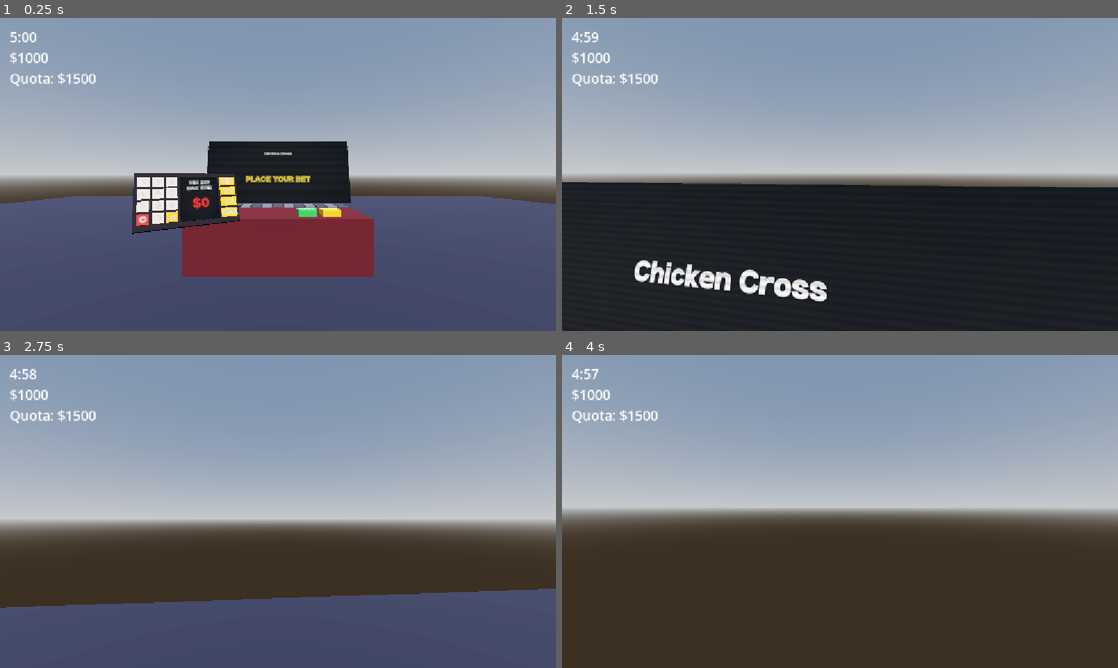
Above: before the commit, frames 1-4 (two rows, left to right).
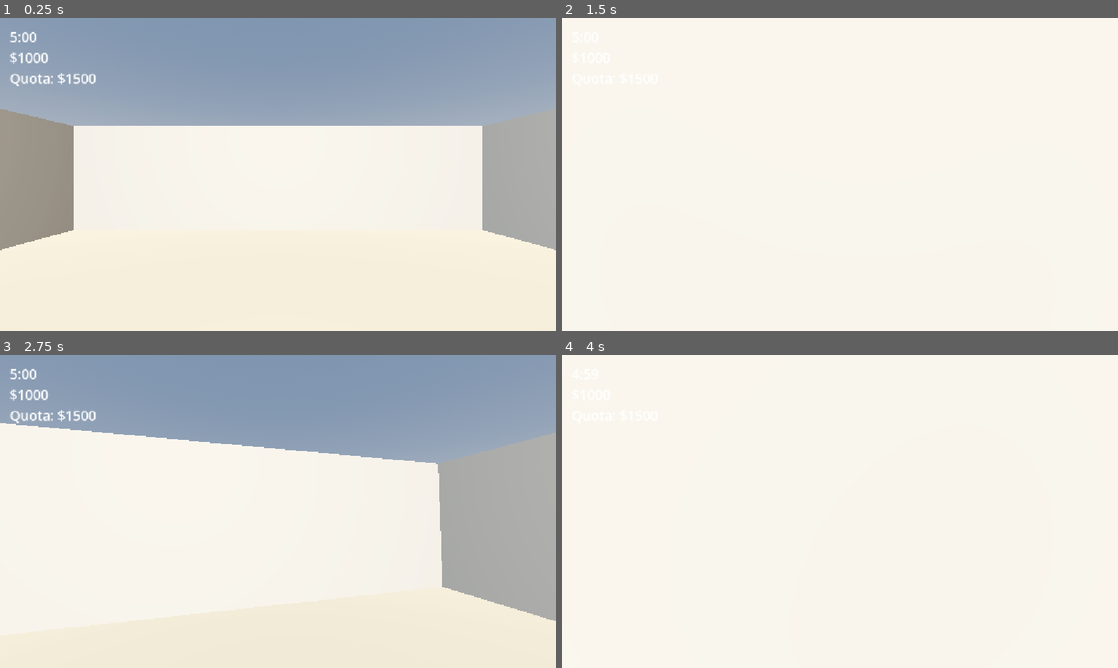
Above: after the commit, the same moments.

Repository: greedisfaust/fowl-play
Game: Godot game, scene res://world.tscn
The game is run twice, just before and just after one commit, with the same random seed, the same clock (stepped at 60 frames per second) and the same inputs. Before the commit the project starts from res://room.tscn.
Inputs (mouse positions are in pixels of both pictures, inside the frame that each line leads up to):
- Up to frame 1 (0.25 s): no input
- Up to frame 2 (1.5 s): tap Enter at 0.5 s; move the mouse to (867, 174) at 0.52 s; hold W (move_forward) from 0.53 s (still down); tap H at 0.6 s; tap Space (jump) at 0.77 s; tap J at 0.8, 1.35 s; move the mouse to (812, 174) at 1.27 s
- Up to frame 3 (2.75 s): keep holding W (move_forward); tap Space (jump) at 1.52 s; tap K at 1.55, 2.1 s; move the mouse to (289, 505) at 2.02 s; tap L at 2.3 s
- Up to frame 4 (4 s): keep holding W (move_forward); move the mouse to (834, 517) at 2.77 s; tap L at 2.85 s; tap Space (jump) at 3.02, 3.77 s; tap H at 3.05 s; move the mouse to (878, 514) at 3.52 s; hold E (interact) from 3.53 s (still down); tap J at 3.8 s

The runs differ from the first frame. In frame 1, 64% of the frame differs, in the area x 0-100%, y 29-100%; in frame 2, 99%; in frame 3, 68%; in frame 4, 100%, in the area x 0-100%, y 0-100%.

Commit message:
V2 — Local Multiplayer World and Player Sync
Replaces the room scene with a networked world, adding host/join support, synchronized players and game state, multiplayer HUD names, and updated casino/apartment layouts.

H — One player Hosts
J — Player joins current Host
K — Teleport to Casino
L — Teleport to Apartment

Diff:
--- a/dev-fowl-play/autoload/game_state.gd
+++ b/dev-fowl-play/autoload/game_state.gd
@@ -2,6 +2,7 @@
 
 signal wallet_changed(new_value: int)
 signal time_changed(seconds_left: int)
+@warning_ignore("unused_signal")
 signal round_started(player_id: int, table: String, bet: int)
 signal day_ended
 
@@ -30,11 +31,49 @@
 		var from_cap := maxi(ceili(max_bet_cap * 0.1 / 10.0) * 10, 10)
 		return mini(from_cap, wallet)
 
+func _ready() -> void:
+	multiplayer.peer_connected.connect(_on_peer_connected)
+
+func _on_peer_connected(id: int) -> void:
+	if multiplayer.is_server():
+		_full_state.rpc_id(id, wallet, quota, day, time_left, running)
+
+
+@rpc("authority", "call_remote", "reliable")
+func _full_state(w: int, q: int, d: int, t: float, r: bool) -> void:
+	wallet = w
+	quota = q
+	day = d
+	time_left = t
+	running = r
+	wallet_changed.emit(wallet)
+	time_changed.emit(ceili(time_left))
+
 func start_day() -> void:
+	if multiplayer.is_server():
+		_begin_day.rpc()
+
+@rpc("authority", "call_local", "reliable")
+func _begin_day() -> void:
 	time_left = DAY_LENGTH
 	running = true
 	wallet_changed.emit(wallet)
 	time_changed.emit(ceili(time_left))
+
+func try_spend(amount: int) -> bool:
+	if not multiplayer.is_server() or amount <= 0 or amount > wallet:
+		return false
+	_set_wallet.rpc(wallet - amount)
+	return true
+
+func add_money(amount: int) -> void:
+	if multiplayer.is_server():
+		_set_wallet.rpc(wallet + amount)
+
+@rpc("authority", "call_local", "reliable")
+func _set_wallet(v: int) -> void:
+	wallet = v
+	wallet_changed.emit(wallet)
 
 func _process(delta: float) -> void:
 	if not running:
@@ -48,16 +87,5 @@
 		running = false
 		day_ended.emit()
 
-func try_spend(amount: int) -> bool:
-	if amount <= 0 or amount > wallet:
-		return false
-	wallet -= amount
-	wallet_changed.emit(wallet)
-	return true
-
-func add_money(amount: int) -> void:
-	wallet += amount
-	wallet_changed.emit(wallet)
-
 func log_round(player_id: int, table: String, bet: int, payout: int) -> void:
 	ledger.append({"day": day, "player": player_id, "table": table, "bet": bet, "payout": payout})
--- /dev/null
+++ b/dev-fowl-play/autoload/network.gd
@@ -0,0 +1,61 @@
+extends Node
+
+signal players_changed
+
+const PORT := 7777
+const MAX_CLIENTS := 3
+
+var players := {1: 1}   # peer id -> slot number (1 to 4)
+
+func _ready() -> void:
+	multiplayer.peer_connected.connect(_on_peer_connected)
+	multiplayer.peer_disconnected.connect(_on_peer_disconnected)
+
+func host_game() -> bool:
+	var peer := ENetMultiplayerPeer.new()
+	var err := peer.create_server(PORT, MAX_CLIENTS)
+	if err != OK:
+		push_warning("Could not host (error %d). Is another window already hosting?" % err)
+		return false
+	multiplayer.multiplayer_peer = peer
+	players = {1: 1}
+	players_changed.emit()
+	return true
+
+func join_game(ip: String) -> bool:
+	var peer := ENetMultiplayerPeer.new()
+	var err := peer.create_client(ip, PORT)
+	if err != OK:
+		push_warning("Could not join (error %d)." % err)
+		return false
+	multiplayer.multiplayer_peer = peer
+	return true
+
+func _on_peer_connected(id: int) -> void:
+	if not multiplayer.is_server():
+		return
+	players[id] = _free_slot()
+	_sync_players.rpc(players)
+
+func _on_peer_disconnected(id: int) -> void:
+	if not multiplayer.is_server():
+		return
+	players.erase(id)
+	_sync_players.rpc(players)
+
+func _free_slot() -> int:
+	var used := players.values()
+	for s in range(1, MAX_CLIENTS + 2):
+		if not used.has(s):
+			return s
+	return 0
+
+@rpc("authority", "call_local", "reliable")
+func _sync_players(p: Dictionary) -> void:
+	players = p
+	players_changed.emit()
+
+func player_name(id: int) -> String:
+	if players.has(id):
+		return "Player %d" % players[id]
+	return "Player ?"
--- a/dev-fowl-play/player/player.gd
+++ b/dev-fowl-play/player/player.gd
@@ -6,13 +6,29 @@
 const MOUSE_SENS := 0.003
 
 @onready var head: Node3D = $Head
+@onready var camera: Camera3D = $Head/Camera3D
 @onready var ray: RayCast3D = $Head/Camera3D/RayCast3D
 
+var _net_pos := Vector3.ZERO
+var _net_yaw := 0.0
+var _net_pitch := 0.0
+
+func _enter_tree() -> void:
+	set_multiplayer_authority(str(name).to_int())
+
 func _ready() -> void:
-	Input.mouse_mode = Input.MOUSE_MODE_CAPTURED
+	var mine := is_multiplayer_authority()
+	camera.current = mine
+	$Body.visible = not mine
+	$Head/Beak.visible = not mine
 	ray.add_exception(self)
+	_net_pos = position
+	if mine:
+		Input.mouse_mode = Input.MOUSE_MODE_CAPTURED
 
 func _unhandled_input(event: InputEvent) -> void:
+	if not is_multiplayer_authority():
+		return
 	if event is InputEventMouseButton and event.pressed and Input.mouse_mode != Input.MOUSE_MODE_CAPTURED:
 		Input.mouse_mode = Input.MOUSE_MODE_CAPTURED
 		return
@@ -36,13 +52,25 @@
 		target.interact(self)
 
 func _physics_process(delta: float) -> void:
+	if not is_multiplayer_authority():
+		position = position.lerp(_net_pos, 0.3)
+		rotation.y = lerp_angle(rotation.y, _net_yaw, 0.3)
+		head.rotation.x = lerpf(head.rotation.x, _net_pitch, 0.3)
+		return
 	if is_on_floor():
 		if Input.is_action_just_pressed("jump"):
 			velocity.y = JUMP_VELOCITY
 	else:
 		velocity.y -= GRAVITY * delta
-	var input_dir := Input.get_vector("move_left", "move_right", "move_forward", "move_backward")
+	var input_dir := Input.get_vector("move_left", "move_right", "move_forward", "move_back")
 	var direction := (transform.basis * Vector3(input_dir.x, 0, input_dir.y)).normalized()
 	velocity.x = direction.x * SPEED
 	velocity.z = direction.z * SPEED
 	move_and_slide()
+	_net_state.rpc(position, rotation.y, head.rotation.x)
+
+@rpc("authority", "call_remote", "unreliable")
+func _net_state(pos: Vector3, yaw: float, pitch: float) -> void:
+	_net_pos = pos
+	_net_yaw = yaw
+	_net_pitch = pitch
--- a/dev-fowl-play/player/player.tscn
+++ b/dev-fowl-play/player/player.tscn
@@ -3,6 +3,19 @@
 [ext_resource type="Script" uid="uid://c3lsnsr7gf14f" path="res://player/player.gd" id="1_oul6g"]
 
 [sub_resource type="CapsuleShape3D" id="CapsuleShape3D_g4v7s"]
+radius = 0.4
+height = 1.8
+
+[sub_resource type="StandardMaterial3D" id="StandardMaterial3D_57qmd"]
+albedo_color = Color(0.9607843, 0.6509804, 0.13725491, 1)
+
+[sub_resource type="BoxMesh" id="BoxMesh_g4v7s"]
+size = Vector3(0.14, 0.1, 0.22)
+
+[sub_resource type="StandardMaterial3D" id="StandardMaterial3D_yf5fn"]
+albedo_color = Color(0.9098039, 0.5411765, 0.65882355, 1)
+
+[sub_resource type="CapsuleMesh" id="CapsuleMesh_g4v7s"]
 radius = 0.4
 height = 1.8
 
@@ -20,3 +33,13 @@
 
 [node name="RayCast3D" type="RayCast3D" parent="Head/Camera3D" unique_id=1013007443]
 target_position = Vector3(0, 0, -3)
+
+[node name="Beak" type="MeshInstance3D" parent="Head" unique_id=267751298]
+transform = Transform3D(1, 0, 0, 0, 1, 0, 0, 0, 1, 0, -0.05, -0.45)
+material_override = SubResource("StandardMaterial3D_57qmd")
+mesh = SubResource("BoxMesh_g4v7s")
+
+[node name="Body" type="MeshInstance3D" parent="." unique_id=2124659588]
+transform = Transform3D(1, 0, 0, 0, 1, 0, 0, 0, 1, 0, 0.9, 0)
+material_override = SubResource("StandardMaterial3D_yf5fn")
+mesh = SubResource("CapsuleMesh_g4v7s")
--- a/dev-fowl-play/project.godot
+++ b/dev-fowl-play/project.godot
@@ -19,6 +19,7 @@
 
 GameState="*uid://c8brc80v1tqsb"
 Style="*uid://c3cvhwdqkcx4n"
+Network="*uid://c2ricdq5268n0"
 
 [display]
 
@@ -37,7 +38,7 @@
 "events": [Object(InputEventKey,"resource_local_to_scene":false,"resource_name":"","device":-1,"window_id":0,"alt_press …(191 unchanged characters)…
 ]
 }
-move_backward={
+move_back={
 "deadzone": 0.2,
 "events": [Object(InputEventKey,"resource_local_to_scene":false,"resource_name":"","device":-1,"window_id":0,"alt_press …(192 unchanged characters)…
 ]
--- a/dev-fowl-play/room.gd
+++ /dev/null
@@ -1,4 +0,0 @@
-extends Node3D
-
-func _ready() -> void:
-	GameState.start_day()
--- a/dev-fowl-play/room.tscn
+++ /dev/null
@@ -1,54 +0,0 @@
-[gd_scene format=3 uid="uid://6ksjly75m5pk"]
-
-[ext_resource type="PackedScene" uid="uid://bj0yo0ekojx8d" path="res://player/player.tscn" id="1_88gup"]
-[ext_resource type="Script" uid="uid://boyxfojgaqe8t" path="res://room.gd" id="1_bisa2"]
-[ext_resource type="PackedScene" uid="uid://1vkhxbv1uo10" path="res://tables/chicken_cross/chicken_cross.tscn" id="4_ka7wq"]
-[ext_resource type="PackedScene" uid="uid://dap7heusvq3fc" path="res://ui/hud.tscn" id="4_v5vuv"]
-
-[sub_resource type="StandardMaterial3D" id="StandardMaterial3D_v5vuv"]
-albedo_color = Color(0.16862746, 0.1764706, 0.25882354, 1)
-
-[sub_resource type="BoxMesh" id="BoxMesh_g4v7s"]
-size = Vector3(30, 1, 30)
-
-[sub_resource type="BoxShape3D" id="BoxShape3D_g4v7s"]
-size = Vector3(30, 1, 30)
-
-[sub_resource type="ProceduralSkyMaterial" id="ProceduralSkyMaterial_57qmd"]
-
-[sub_resource type="Sky" id="Sky_yf5fn"]
-sky_material = SubResource("ProceduralSkyMaterial_57qmd")
-
-[sub_resource type="Environment" id="Environment_g4v7s"]
-background_mode = 2
-sky = SubResource("Sky_yf5fn")
-ambient_light_source = 3
-tonemap_mode = 2
-glow_enabled = true
-
-[node name="Room" type="Node3D" unique_id=477242409]
-script = ExtResource("1_bisa2")
-
-[node name="Floor" type="MeshInstance3D" parent="." unique_id=570292208]
-transform = Transform3D(1, 0, 0, 0, 1, 0, 0, 0, 1, 0, -0.5, 0)
-material_override = SubResource("StandardMaterial3D_v5vuv")
-mesh = SubResource("BoxMesh_g4v7s")
-
-[node name="StaticBody3D" type="StaticBody3D" parent="Floor" unique_id=1101333688]
-
-[node name="CollisionShape3D" type="CollisionShape3D" parent="Floor/StaticBody3D" unique_id=767367766]
-shape = SubResource("BoxShape3D_g4v7s")
-
-[node name="DirectionalLight3D" type="DirectionalLight3D" parent="." unique_id=700896886]
-transform = Transform3D(1, 0, 0, 0, 0.70710677, 0.70710677, 0, -0.70710677, 0.70710677, 0, 0, 0)
-
-[node name="Player" parent="." unique_id=746105556 instance=ExtResource("1_88gup")]
-transform = Transform3D(1, 0, 0, 0, 1, 0, 0, 0, 1, 0, 0.1, 0)
-
-[node name="HUD" parent="." unique_id=234827813 instance=ExtResource("4_v5vuv")]
-
-[node name="ChickenCross" parent="." unique_id=118357172 instance=ExtResource("4_ka7wq")]
-transform = Transform3D(1, 0, 0, 0, 1, 0, 0, 0, 1, 0, 0, -4)
-
-[node name="WorldEnvironment" type="WorldEnvironment" parent="." unique_id=239029439]
-environment = SubResource("Environment_g4v7s")
--- a/dev-fowl-play/tables/chicken_cross/chicken_cross.gd
+++ b/dev-fowl-play/tables/chicken_cross/chicken_cross.gd
@@ -25,7 +25,7 @@
 		var mat := StandardMaterial3D.new()
 		mat.albedo_color = Color(0.25, 0.25, 0.3) if i % 2 == 0 else Color(0.4, 0.4, 0.45)
 		tile.material_override = mat
-		tile.position = slot_position(i) + Vector3(0, 0.01, 0)
+		tile.position = slot_position(i) + Vector3(0, 0.04, 0)
 		$Road.add_child(tile)
 	chicken.position = slot_position(0) + CHICKEN_REST
 	$Buttons/ProceedButton.pressed.connect(_on_proceed_pressed)
--- a/dev-fowl-play/tables/chicken_cross/chicken_cross.tscn
+++ b/dev-fowl-play/tables/chicken_cross/chicken_cross.tscn
@@ -15,6 +15,7 @@
 [node name="ChickenCross" unique_id=118357172 instance=ExtResource("1_evy8a")]
 script = ExtResource("2_5b08h")
 display_name = "Chicken Cross"
+only_bettor_can_act = false
 uses_play_button = false
 
 [node name="ProceedButton" parent="Buttons" parent_id_path=PackedInt32Array(252179123) index="1" unique_id=1972899865 instance=ExtResource("2_bocjf")]
--- a/dev-fowl-play/tables/table_base.tscn
+++ b/dev-fowl-play/tables/table_base.tscn
@@ -17,7 +17,7 @@
 script = ExtResource("1_e071p")
 
 [node name="Counter" type="MeshInstance3D" parent="." unique_id=953748651]
-transform = Transform3D(1, 0, 0, 0, 1, 0, 0, 0, 1, 0, 0.45, 0)
+transform = Transform3D(1, 0, 0, 0, 1, 0, 0, 0, 1, -0.000672698, 0.4772557, -0.012233496)
 material_override = SubResource("StandardMaterial3D_v5vuv")
 mesh = SubResource("BoxMesh_g4v7s")
 
--- a/dev-fowl-play/ui/hud.gd
+++ b/dev-fowl-play/ui/hud.gd
@@ -23,7 +23,7 @@
 	timer_label.text = "%d:%02d" % [floori(seconds_left / 60.0), seconds_left % 60]
 
 func _on_round_started(player_id: int, table: String, bet: int) -> void:
-	announce("Player %d bet $%d on %s!" % [player_id, bet, table])
+	announce("%s bet $%d on %s!" % [Network.player_name(player_id), bet, table])
 
 func announce(text: String) -> void:
 	_announce_id += 1
--- /dev/null
+++ b/dev-fowl-play/world.gd
@@ -0,0 +1,87 @@
+extends Node3D
+
+const PLAYER_SCENE := preload("res://player/player.tscn")
+const JOIN_IP := "127.0.0.1"   # dev only: the join terminal will replace this
+
+func _ready() -> void:
+	multiplayer.peer_connected.connect(_on_peer_connected)
+	multiplayer.peer_disconnected.connect(_on_peer_disconnected)
+	multiplayer.connection_failed.connect(_on_join_failed)
+	multiplayer.server_disconnected.connect(_on_host_left)
+	_spawn_player(1)
+
+func _unhandled_input(event: InputEvent) -> void:
+	if event is InputEventKey and event.pressed and not event.echo:
+		match event.keycode:
+			KEY_H:
+				_dev_host()
+			KEY_J:
+				_dev_join()
+			KEY_K:
+				_dev_teleport(true)
+			KEY_L:
+				_dev_teleport(false)
+
+func _dev_host() -> void:
+	if multiplayer.multiplayer_peer is ENetMultiplayerPeer:
+		return
+	var pos := _remove_solo()
+	Network.host_game()
+	_spawn_player(1, pos)
+
+func _dev_join() -> void:
+	if multiplayer.multiplayer_peer is ENetMultiplayerPeer:
+		return
+	var pos := _remove_solo()
+	if not Network.join_game(JOIN_IP):
+		_spawn_player(1, pos)
+
+func _dev_teleport(to_casino: bool) -> void:
+	var me := $Players.get_node_or_null(str(multiplayer.get_unique_id()))
+	if me == null:
+		return
+	var spawn: Marker3D = $Casino/Spawn if to_casino else $Apartment/Spawn
+	me.position = spawn.global_position + Vector3(randf_range(-1.0, 1.0), 0, 0)
+	if to_casino:
+		GameState.start_day()
+
+func _on_peer_connected(id: int) -> void:
+	if multiplayer.is_server():
+		_spawn_player(id)
+
+func _on_peer_disconnected(id: int) -> void:
+	if multiplayer.is_server():
+		var p := $Players.get_node_or_null(str(id))
+		if p:
+			p.queue_free()
+
+func _on_join_failed() -> void:
+	print("Could not join the host.")
+	if $Players.get_child_count() == 0:
+		_spawn_player(1)
+
+func _on_host_left() -> void:
+	print("The host left. Back to your own apartment.")
+	multiplayer.multiplayer_peer = OfflineMultiplayerPeer.new()
+	for p in $Players.get_children():
+		$Players.remove_child(p)
+		p.queue_free()
+	Network.players = {1: 1}
+	_spawn_player(1)
+
+func _remove_solo() -> Vector3:
+	var old := $Players.get_node_or_null("1")
+	if old == null:
+		return Vector3.ZERO
+	var pos: Vector3 = old.position
+	$Players.remove_child(old)
+	old.queue_free()
+	return pos
+
+func _spawn_player(id: int, pos := Vector3.ZERO) -> void:
+	var p := PLAYER_SCENE.instantiate()
+	p.name = str(id)
+	if pos == Vector3.ZERO:
+		pos = $Apartment/Spawn.global_position + Vector3($Players.get_child_count() * 1.0, 0, 0)
+	p.position = pos
+	$Players.add_child(p, true)
--- /dev/null
+++ b/dev-fowl-play/world.tscn
@@ -0,0 +1,115 @@
+[gd_scene format=3 uid="uid://6ksjly75m5pk"]
+
+[ext_resource type="Script" uid="uid://boyxfojgaqe8t" path="res://world.gd" id="1_tlwt5"]
+[ext_resource type="PackedScene" uid="uid://dap7heusvq3fc" path="res://ui/hud.tscn" id="2_aqk2v"]
+[ext_resource type="PackedScene" uid="uid://1vkhxbv1uo10" path="res://tables/chicken_cross/chicken_cross.tscn" id="3_036b0"]
+
+[sub_resource type="ProceduralSkyMaterial" id="ProceduralSkyMaterial_57qmd"]
+
+[sub_resource type="Sky" id="Sky_yf5fn"]
+sky_material = SubResource("ProceduralSkyMaterial_57qmd")
+
+[sub_resource type="Environment" id="Environment_g4v7s"]
+background_mode = 2
+sky = SubResource("Sky_yf5fn")
+ambient_light_source = 3
+tonemap_mode = 2
+glow_enabled = true
+
+[sub_resource type="StandardMaterial3D" id="StandardMaterial3D_v5vuv"]
+albedo_color = Color(0.16862746, 0.1764706, 0.25882354, 1)
+
+[sub_resource type="BoxMesh" id="BoxMesh_g4v7s"]
+size = Vector3(30, 1, 30)
+
+[sub_resource type="BoxShape3D" id="BoxShape3D_g4v7s"]
+size = Vector3(30, 1, 30)
+
+[sub_resource type="StandardMaterial3D" id="StandardMaterial3D_tlwt5"]
+albedo_color = Color(0.8509804, 0.78039217, 0.6392157, 1)
+
+[sub_resource type="StandardMaterial3D" id="StandardMaterial3D_aqk2v"]
+albedo_color = Color(0.92941177, 0.8901961, 0.8156863, 1)
+
+[sub_resource type="StandardMaterial3D" id="StandardMaterial3D_036b0"]
+albedo_color = Color(0.92941177, 0.8901961, 0.8156863, 1)
+
+[sub_resource type="StandardMaterial3D" id="StandardMaterial3D_dwbse"]
+albedo_color = Color(0.92941177, 0.8901961, 0.8156863, 1)
+
+[sub_resource type="StandardMaterial3D" id="StandardMaterial3D_pkg7o"]
+albedo_color = Color(0.92941177, 0.8901961, 0.8156863, 1)
+
+[node name="World" type="Node3D" unique_id=477242409]
+script = ExtResource("1_tlwt5")
+
+[node name="DirectionalLight3D" type="DirectionalLight3D" parent="." unique_id=700896886]
+transform = Transform3D(1, 0, 0, 0, 0.7071068, 0.7071068, 0, -0.7071068, 0.7071068, 0, 0, 0)
+
+[node name="HUD" parent="." unique_id=234827813 instance=ExtResource("2_aqk2v")]
+
+[node name="WorldEnvironment" type="WorldEnvironment" parent="." unique_id=239029439]
+environment = SubResource("Environment_g4v7s")
+
+[node name="Players" type="Node3D" parent="." unique_id=1080641893]
+
+[node name="MultiplayerSpawner" type="MultiplayerSpawner" parent="." unique_id=437796381]
+_spawnable_scenes = PackedStringArray("uid://bj0yo0ekojx8d")
+spawn_path = NodePath("../Players")
+
+[node name="Casino" type="Node3D" parent="." unique_id=408274655]
+transform = Transform3D(1, 0, 0, 0, 1, 0, 0, 0, 1, 100, 0, 0)
+
+[node name="Floor" type="MeshInstance3D" parent="Casino" unique_id=570292208]
+material_override = SubResource("StandardMaterial3D_v5vuv")
+mesh = SubResource("BoxMesh_g4v7s")
+
+[node name="StaticBody3D" type="StaticBody3D" parent="Casino/Floor" unique_id=1101333688]
+
+[node name="CollisionShape3D" type="CollisionShape3D" parent="Casino/Floor/StaticBody3D" unique_id=767367766]
+shape = SubResource("BoxShape3D_g4v7s")
+
+[node name="ChickenCross" parent="Casino" unique_id=118357172 instance=ExtResource("3_036b0")]
+transform = Transform3D(1, 0, 0, 0, 1, 0, 0, 0, 1, 0, 0.2, 0)
+
+[node name="Spawn" type="Marker3D" parent="Casino" unique_id=48755010]
+transform = Transform3D(1, 0, 0, 0, 1, 0, 0, 0, 1, 0, 0.1, 2)
+
+[node name="Apartment" type="Node3D" parent="." unique_id=694171853]
+
+[node name="Floor" type="CSGBox3D" parent="Apartment" unique_id=341239197]
+transform = Transform3D(1, 0, 0, 0, 1, 0, 0, 0, 1, 0, -0.1, 0)
+material_override = SubResource("StandardMaterial3D_tlwt5")
+use_collision = true
+size = Vector3(12, 0.2, 12)
+
+[node name="WallN" type="CSGBox3D" parent="Apartment" unique_id=735757054]
+transform = Transform3D(1, 0, 0, 0, 1, 0, 0, 0, 1, 0, 1.5, -6)
+material_override = SubResource("StandardMaterial3D_aqk2v")
+use_collision = true
+size = Vector3(12, 3, 0.2)
+
+[node name="WallS" type="CSGBox3D" parent="Apartment" unique_id=1447177250]
+transform = Transform3D(1, 0, 0, 0, 1, 0, 0, 0, 1, 0, 1.5, 6)
+material_override = SubResource("StandardMaterial3D_036b0")
+use_collision = true
+size = Vector3(12, 3, 0.2)
+
+[node name="WallE" type="CSGBox3D" parent="Apartment" unique_id=92483983]
+transform = Transform3D(1, 0, 0, 0, 1, 0, 0, 0, 1, 6, 1.5, 0)
+material_override = SubResource("StandardMaterial3D_dwbse")
+use_collision = true
+size = Vector3(0.2, 3, 12)
+
+[node name="WallW" type="CSGBox3D" parent="Apartment" unique_id=760298657]
+transform = Transform3D(1, 0, 0, 0, 1, 0, 0, 0, 1, -6, 1.5, 0)
+material_override = SubResource("StandardMaterial3D_pkg7o")
+use_collision = true
+size = Vector3(0.2, 3, 12)
+
+[node name="OmniLight3D" type="OmniLight3D" parent="Apartment" unique_id=1130347266]
+transform = Transform3D(1, 0, 0, 0, 1, 0, 0, 0, 1, 0, 2.6, 0)
+omni_range = 14.0
+
+[node name="Spawn" type="Marker3D" parent="Apartment" unique_id=1390870382]
+transform = Transform3D(1, 0, 0, 0, 1, 0, 0, 0, 1, 0, 0.1, 0)
Not shown, added: dev-fowl-play/autoload/network.gd.uid
Renamed: dev-fowl-play/room.gd.uid -> dev-fowl-play/world.gd.uid
